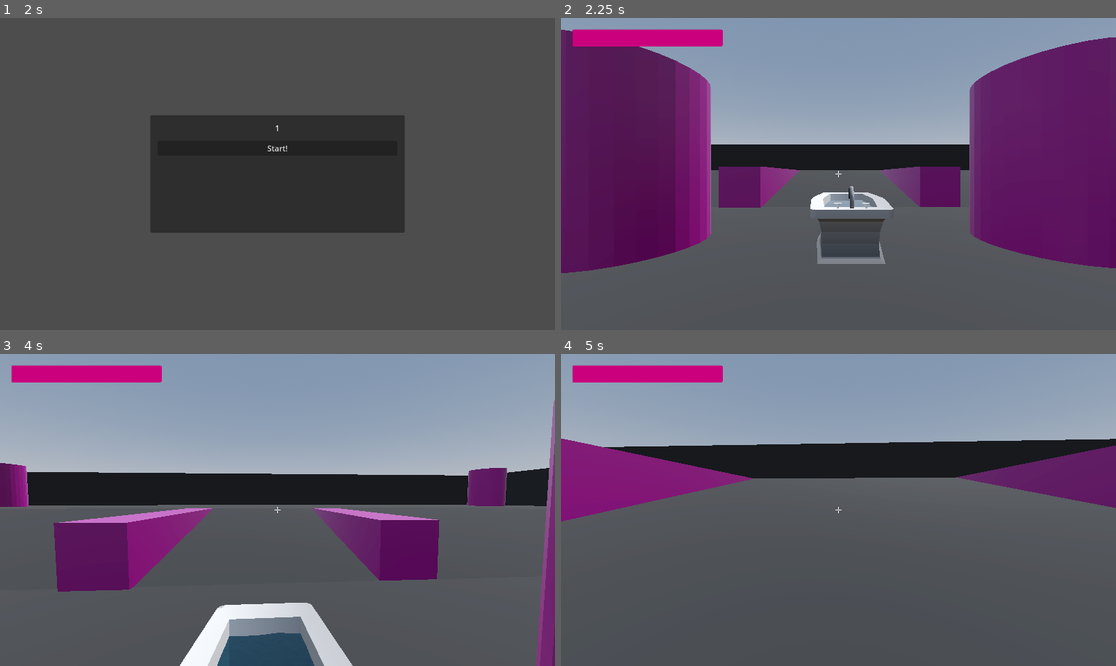
Above: before the commit, frames 1-4 (two rows, left to right).
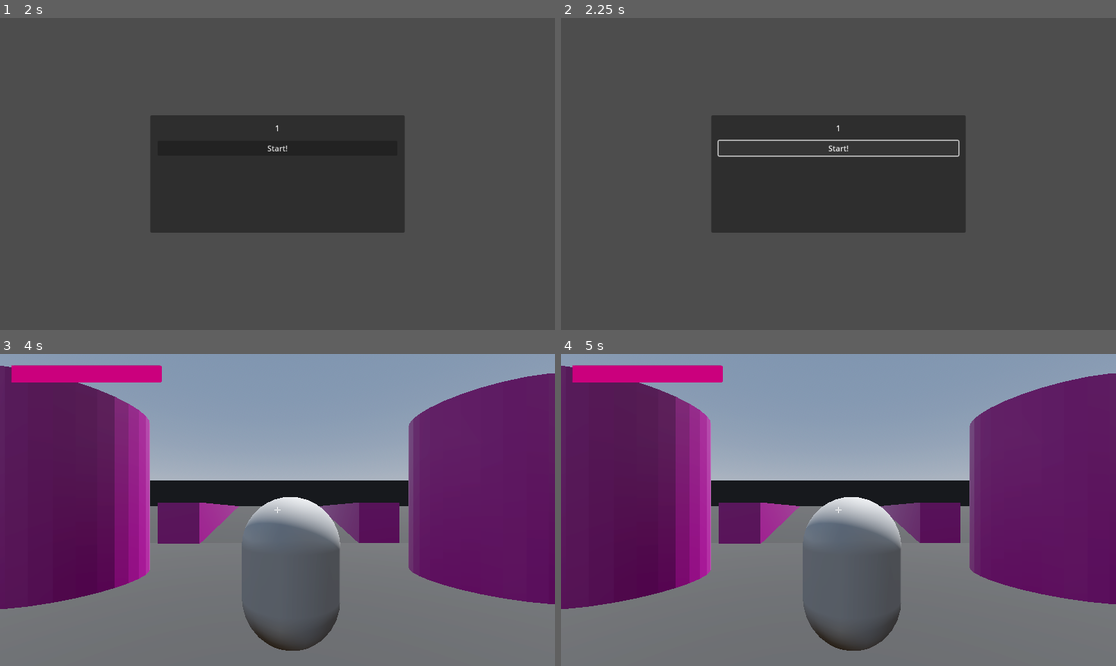
Above: after the commit, the same moments.

Repository: aidan-j-rhoden/plunger
Game: Godot game, scene res://menu/menu.tscn
The game is run twice, just before and just after one commit, with the same random seed, the same clock (stepped at 60 frames per second) and the same inputs.
Inputs (mouse positions are in pixels of both pictures, inside the frame that each line leads up to):
- Up to frame 1 (2 s): click (277, 192) at 0.52 s; type "12" at 0.6 s; click "Host" at 1.25 s
- Up to frame 2 (2.25 s): click "Start!" at 2 s
- Up to frame 3 (4 s): click (277, 485) at 2.75 s, where only the run after the commit has a clickable "Start!"; tap Enter at 3.5 s; move the mouse to (305, 510) at 3.52 s; hold W (forward) from 3.53 s (still down); tap X (crouch) at 3.6 s; tap Space (jump) at 3.77 s
- Up to frame 4 (5 s): keep holding W (forward); move the mouse to (810, 510) at 4.27 s; click (810, 510) at 4.35 s; tap Space (jump) at 4.52 s

Frame 1 is identical in both runs. In frame 2, 71% of the frame differs, in the area x 0-100%, y 0-82%; in frame 3, 63%; in frame 4, 72%, in the area x 0-100%, y 3-100%.

Commit message:
Still trying on the multiplayer

Diff:
--- a/menu/menu.gd
+++ b/menu/menu.gd
@@ -5,8 +5,7 @@
 @onready var ready_menu = $ReadyMenu
 
 const Player = preload("res://player/player.tscn")
-const test_level = preload("res://world.tscn")
-const levels = [test_level]
+const levels = [preload("res://world.tscn")]
 
 const PORT = 9999
 var upnp
@@ -32,14 +31,9 @@
 		call_deferred(_on_host_pressed())
 
 
-func _process(_delta):
-##	print($ReadyMenu/MarginContainer/VBoxContainer/players.text.split("\n", false))
+#func _process(_delta):
 #	if not multiplayer.is_server():
-#		for player in $ReadyMenu/MarginContainer/VBoxContainer/players.text.split("\n", false):
-#			player_list.append(int(player))
-
-	if not multiplayer.is_server():
-		print(player_list)
+#		print(player_list)
 
 
 func _on_host_pressed():
@@ -83,15 +77,19 @@
 
 	ready_menu.show()
 	ready_menu.get_node("MarginContainer/VBoxContainer/Start").disabled = true
+	ready_menu.get_node("MarginContainer/VBoxContainer/players").text = to_text_list(player_list)
 
 
 func _on_start_pressed():
+	print("    (pressed start)")
 	for player in player_list:
+		print("telling " + str(player) + " to pre_start...")
 		pre_start_game.rpc_id(player, 0)
 
 
-@rpc("call_local")
+@rpc("call_local", "reliable")
 func pre_start_game(level):
+	await get_tree().create_timer(1).timeout
 	print("Server told " + str(multiplayer.get_unique_id()) + " to prestart the game!")
 
 	main_menu.hide()
@@ -106,41 +104,49 @@
 	player_ready.rpc_id(1)
 
 
-@rpc("call_local", "any_peer")
+@rpc("call_local", "any_peer", "reliable")
 func player_ready():
-	print(str(multiplayer.get_remote_sender_id()) + " is ready!")
-	ready_list.append(multiplayer.get_remote_sender_id())
+	if multiplayer.is_server():
+		print(str(multiplayer.get_remote_sender_id()) + " is ready!")
+		ready_list.append(multiplayer.get_remote_sender_id())
 
-	ready_list.sort()
-	player_list.sort()
-	if ready_list == player_list:
-		unpause_and_start.rpc()
+		ready_list.sort()
+		player_list.sort()
+		if ready_list == player_list:
+			unpause_and_start.rpc()
 
 
-@rpc("call_local")
+@rpc("call_local", "reliable")
 func unpause_and_start():
-	print("Server told " + str(multiplayer.get_unique_id()) + " to start!")
+	print("Server told " + str(multiplayer.get_unique_id()) + " to unpause!")
 	get_tree().paused = false
 
 
 func add_player(peer_id):
 	print("Player " + str(peer_id) + " joined!")
 	player_list.append(peer_id)
-	update_player_list()
+	for player in player_list:
+		update_player_list.rpc_id(player, player_list)
 
 
 func remove_player(peer_id):
-	print("Player " + str(peer_id) + " joined!")
+	print("Player " + str(peer_id) + " left!")
 	player_list.erase(peer_id)
-	update_player_list()
+	for player in player_list:
+		update_player_list.rpc_id(player, player_list)
 
 
 func dedicated_server():
 	return DisplayServer.get_name() == "headless" or OS.has_feature("dedicated_server")
 
 
-func update_player_list():
-	$ReadyMenu/MarginContainer/VBoxContainer/players.text = to_text_list(player_list)
+@rpc("call_local", "reliable")
+func update_player_list(list = []):
+	if list == []:
+		$ReadyMenu/MarginContainer/VBoxContainer/players.text = to_text_list(player_list)
+	else:
+		player_list = list
+		$ReadyMenu/MarginContainer/VBoxContainer/players.text = to_text_list(player_list)
 
 
 func to_text_list(list):
--- a/menu/menu.tscn
+++ b/menu/menu.tscn
@@ -3,12 +3,9 @@
 [ext_resource type="Script" path="res://menu/menu.gd" id="1_gwxu1"]
 
 [sub_resource type="SceneReplicationConfig" id="SceneReplicationConfig_d6mq2"]
-properties/0/path = NodePath("ReadyMenu/MarginContainer/VBoxContainer/players:text")
-properties/0/spawn = false
-properties/0/sync = false
-properties/1/path = NodePath(".:player_list")
-properties/1/spawn = true
-properties/1/sync = true
+properties/0/path = NodePath(".:player_list")
+properties/0/spawn = true
+properties/0/sync = true
 
 [node name="menu" type="Control"]
 layout_mode = 3
